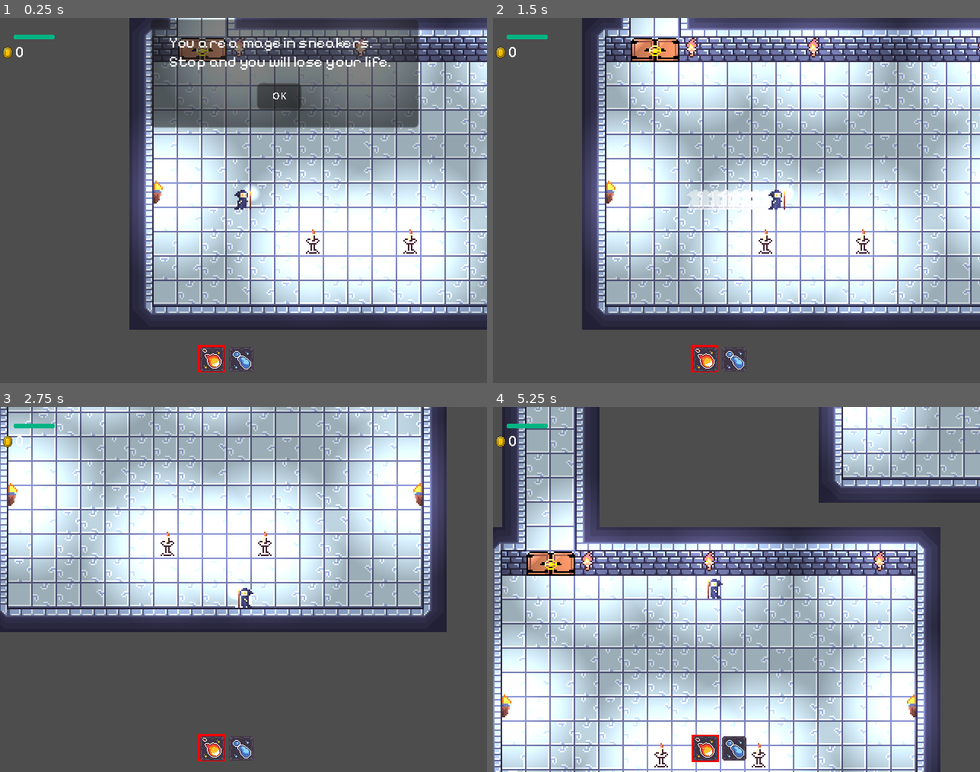
Above: before the commit, frames 1-4 (two rows, left to right).
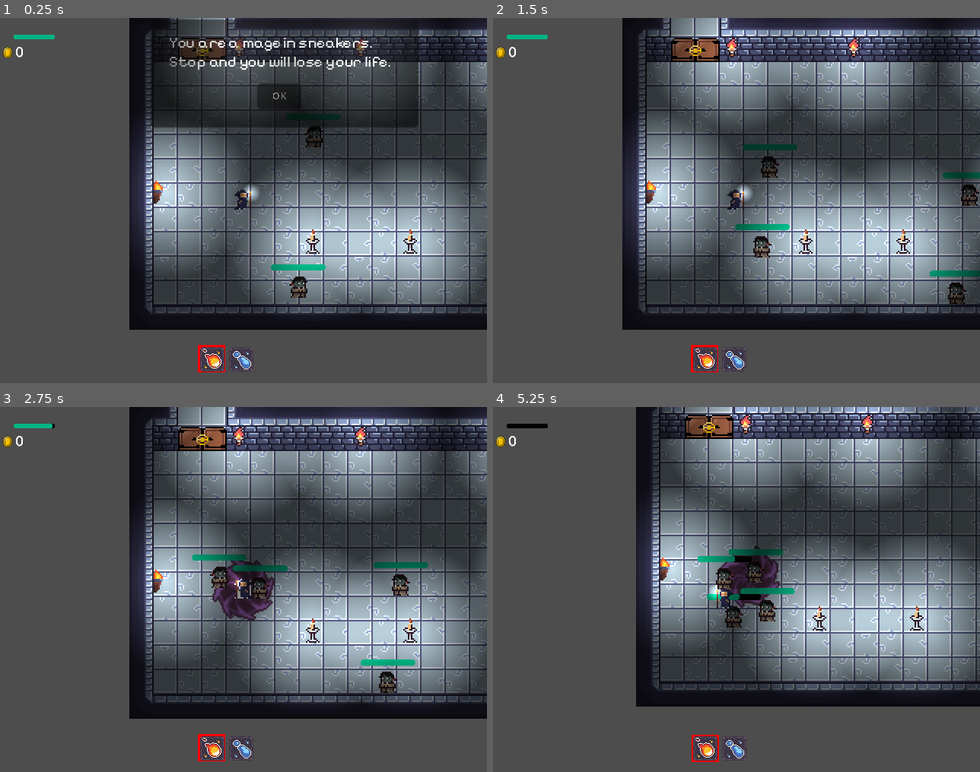
Above: after the commit, the same moments.

Repository: always-hehe-devs/top-down-game
Game: Godot game, scene res://World.tscn
Same seed, same stepped clock (60 frames per second), same inputs: the game is played once before the commit and once after it.
Inputs (mouse positions are in pixels of both pictures, inside the frame that each line leads up to):
- Up to frame 1 (0.25 s): no input
- Up to frame 2 (1.5 s): click "OK" at 0.5 s; tap Enter at 1.25 s; move the mouse to (843, 182) at 1.27 s; hold Right (ui_right) from 1.28 s (still down); hold Space (ui_select) from 1.28 s (still down)
- Up to frame 3 (2.75 s): move the mouse to (146, 607) at 2.02 s; release Right (ui_right) at 2.03 s; release Space (ui_select) at 2.03 s; hold Down (ui_down) from 2.03 s (still down); tap Q (attack_1) at 2.1 s; tap Space (ui_select) at 2.27, 2.3, 2.57 s
- Up to frame 4 (5.25 s): move the mouse to (785, 509) at 2.77 s; release Down (ui_down) at 2.78 s; hold Right (ui_right) 2.78-3.53 s; hold Space (ui_select) 2.78-3.53 s; tap E (attack_2) at 2.85 s; move the mouse to (712, 662) at 3.52 s; hold Up (ui_up) 3.53-4.28 s; click (712, 662) at 3.6 s; tap Space (ui_select) at 3.77, 3.8, 4.07 s; move the mouse to (882, 644) at 4.27 s; hold Space (ui_select) 4.28-5.03 s; hold Left (ui_left) from 4.28 s (still down); move the mouse to (590, 534) at 5.02 s; tap Q (attack_1) at 5.1 s

The runs differ from the first frame. In frame 1, 61% of the frame differs, in the area x 26-100%, y 0-86%; in frame 2, 67%; in frame 3, 71%; in frame 4, 85%, in the area x 0-100%, y 0-100%.

Commit message:
Fixed WaterBall on_destroy

Diff:
--- a/Player.gd
+++ b/Player.gd
@@ -24,7 +24,7 @@
 	health_depletion_timer.timeout.connect(func():take_damage(3))
 
 func _physics_process(_delta):
-	input_dir = Input.get_vector("ui_left", "ui_right", "ui_up", "ui_down")
+	input_dir = Input.get_vector("left", "right", "up", "down")
 	mouse_dir = get_global_mouse_position() - position;
 
 	var speed
@@ -60,7 +60,7 @@
 				shoot(FireballScene)
 			"attack_2":
 				shoot(WaterballScene)
-	if event.is_action_pressed("ui_select"):
+	if event.is_action_pressed("dash"):
 		dash.start_dash()
 
 
--- a/WaterBall.gd
+++ b/WaterBall.gd
@@ -22,5 +22,5 @@
 	sprite.play("Explode")
 
 func _on_impact_detector_body_entered(body):
-	if body.name == 'TileMap':
+	if body.name.contains('TileMap'):
 		on_hit()
--- a/Waterball.tscn
+++ b/Waterball.tscn
@@ -83,7 +83,7 @@
 
 [node name="ImpactDetector" type="Area2D" parent="."]
 collision_layer = 0
-collision_mask = 15
+collision_mask = 31
 
 [node name="CollisionShape2D" type="CollisionShape2D" parent="ImpactDetector"]
 position = Vector2(16, 1)
--- a/World.tscn
+++ b/World.tscn
@@ -1199,168 +1199,135 @@
 wait_time = 2.0
 
 [node name="CanvasModulate" type="CanvasModulate" parent="."]
-visible = false
 color = Color(0.317647, 0.317647, 0.317647, 1)
 
 [node name="Mobs" type="Node" parent="."]
 
 [node name="VampireMob" parent="Mobs" instance=ExtResource("3_ev4mk")]
-visible = false
 position = Vector2(121, 83)
 platform_floor_layers = 1
 
 [node name="VampireMob2" parent="Mobs" instance=ExtResource("3_ev4mk")]
-visible = false
 position = Vector2(263, 120)
 platform_floor_layers = 1
 
 [node name="VampireMob3" parent="Mobs" instance=ExtResource("3_ev4mk")]
-visible = false
 position = Vector2(111, 182)
 platform_floor_layers = 1
 
 [node name="VampireMob4" parent="Mobs" instance=ExtResource("3_ev4mk")]
-visible = false
 position = Vector2(255, 191)
 platform_floor_layers = 1
 
 [node name="VampireMob5" parent="Mobs" instance=ExtResource("3_ev4mk")]
-visible = false
 position = Vector2(446, -72)
 platform_floor_layers = 1
 
 [node name="VampireMob6" parent="Mobs" instance=ExtResource("3_ev4mk")]
-visible = false
 position = Vector2(393, -44)
 platform_floor_layers = 1
 
 [node name="VampireMob7" parent="Mobs" instance=ExtResource("3_ev4mk")]
-visible = false
 position = Vector2(397, -93)
 platform_floor_layers = 1
 
 [node name="VampireMob8" parent="Mobs" instance=ExtResource("3_ev4mk")]
-visible = false
 position = Vector2(210, -103)
 platform_floor_layers = 1
 
 [node name="VampireMob9" parent="Mobs" instance=ExtResource("3_ev4mk")]
-visible = false
 position = Vector2(160, -103)
 platform_floor_layers = 1
 
 [node name="VampireMob10" parent="Mobs" instance=ExtResource("3_ev4mk")]
-visible = false
 position = Vector2(-584, 399)
 platform_floor_layers = 1
 
 [node name="VampireMob11" parent="Mobs" instance=ExtResource("3_ev4mk")]
-visible = false
 position = Vector2(-403, 441)
 platform_floor_layers = 1
 
 [node name="VampireMob12" parent="Mobs" instance=ExtResource("3_ev4mk")]
-visible = false
 position = Vector2(-555, 503)
 platform_floor_layers = 1
 
 [node name="VampireMob13" parent="Mobs" instance=ExtResource("3_ev4mk")]
-visible = false
 position = Vector2(-411, 512)
 platform_floor_layers = 1
 
 [node name="VampireMob14" parent="Mobs" instance=ExtResource("3_ev4mk")]
-visible = false
 position = Vector2(-284, -118)
 platform_floor_layers = 1
 
 [node name="VampireMob15" parent="Mobs" instance=ExtResource("3_ev4mk")]
-visible = false
 position = Vector2(-337, -90)
 platform_floor_layers = 1
 
 [node name="VampireMob16" parent="Mobs" instance=ExtResource("3_ev4mk")]
-visible = false
 position = Vector2(-333, -139)
 platform_floor_layers = 1
 
 [node name="VampireMob17" parent="Mobs" instance=ExtResource("3_ev4mk")]
-visible = false
 position = Vector2(-480, -123)
 platform_floor_layers = 1
 
 [node name="VampireMob18" parent="Mobs" instance=ExtResource("3_ev4mk")]
-visible = false
 position = Vector2(-479, -40)
 platform_floor_layers = 1
 
 [node name="VampireMob19" parent="Mobs" instance=ExtResource("3_ev4mk")]
-visible = false
 position = Vector2(-803, -236)
 platform_floor_layers = 1
 
 [node name="VampireMob20" parent="Mobs" instance=ExtResource("3_ev4mk")]
-visible = false
 position = Vector2(-696, -239)
 platform_floor_layers = 1
 
 [node name="VampireMob21" parent="Mobs" instance=ExtResource("3_ev4mk")]
-visible = false
 position = Vector2(-808, 142)
 platform_floor_layers = 1
 
 [node name="VampireMob22" parent="Mobs" instance=ExtResource("3_ev4mk")]
-visible = false
 position = Vector2(-681, 143)
 platform_floor_layers = 1
 
 [node name="VampireMob23" parent="Mobs" instance=ExtResource("3_ev4mk")]
-visible = false
 position = Vector2(-739, 136)
 platform_floor_layers = 1
 
 [node name="VampireMob24" parent="Mobs" instance=ExtResource("3_ev4mk")]
-visible = false
 position = Vector2(-1118, -144)
 platform_floor_layers = 1
 
 [node name="VampireMob25" parent="Mobs" instance=ExtResource("3_ev4mk")]
-visible = false
 position = Vector2(-1121, 1)
 platform_floor_layers = 1
 
 [node name="VampireMob26" parent="Mobs" instance=ExtResource("3_ev4mk")]
-visible = false
 position = Vector2(-1118, -78)
 platform_floor_layers = 1
 
 [node name="VampireMob27" parent="Mobs" instance=ExtResource("3_ev4mk")]
-visible = false
 position = Vector2(-1092, -145)
 platform_floor_layers = 1
 
 [node name="VampireMob28" parent="Mobs" instance=ExtResource("3_ev4mk")]
-visible = false
 position = Vector2(-1094, 1)
 platform_floor_layers = 1
 
 [node name="VampireMob29" parent="Mobs" instance=ExtResource("3_ev4mk")]
-visible = false
 position = Vector2(-1017, 8)
 platform_floor_layers = 1
 
 [node name="VampireMob30" parent="Mobs" instance=ExtResource("3_ev4mk")]
-visible = false
 position = Vector2(-1012, -138)
 platform_floor_layers = 1
 
 [node name="VampireMob31" parent="Mobs" instance=ExtResource("3_ev4mk")]
-visible = false
 position = Vector2(-1047, -180)
 platform_floor_layers = 1
 
 [node name="VampireMob32" parent="Mobs" instance=ExtResource("3_ev4mk")]
-visible = false
 position = Vector2(-1057, 14)
 platform_floor_layers = 1
 
--- a/project.godot
+++ b/project.godot
@@ -73,16 +73,49 @@
 left_click={
 "deadzone": 0.5,
 "events": [Object(InputEventMouseButton,"resource_local_to_scene":false,"resource_name":"","device":-1,"window_id":0,"a …(258 unchanged characters)…
+, Object(InputEventJoypadButton,"resource_local_to_scene":false,"resource_name":"","device":-1,"button_index":0,"pressure":0.0,"pressed":true,"script":null)
 ]
 }
 attack_1={
 "deadzone": 0.5,
 "events": [Object(InputEventKey,"resource_local_to_scene":false,"resource_name":"","device":-1,"window_id":0,"alt_pressed":false,"shift_pressed":false,"ctrl_pressed":false,"meta_pressed":false,"pressed":false,"keycode":0,"physical_keycode":81,"key_label":0,"unicode":113,"echo":false,"script":null)
+, Object(InputEventJoypadButton,"resource_local_to_scene":false,"resource_name":"","device":-1,"button_index":9,"pressure":0.0,"pressed":true,"script":null)
 ]
 }
 attack_2={
 "deadzone": 0.5,
 "events": [Object(InputEventKey,"resource_local_to_scene":false,"resource_name":"","device":-1,"window_id":0,"alt_pressed":false,"shift_pressed":false,"ctrl_pressed":false,"meta_pressed":false,"pressed":false,"keycode":0,"physical_keycode":69,"key_label":0,"unicode":101,"echo":false,"script":null)
+, Object(InputEventJoypadButton,"resource_local_to_scene":false,"resource_name":"","device":-1,"button_index":10,"pressure":0.0,"pressed":true,"script":null)
+]
+}
+left={
+"deadzone": 0.5,
+"events": [Object(InputEventKey,"resource_local_to_scene":false,"resource_name":"","device":-1,"window_id":0,"alt_pressed":false,"shift_pressed":false,"ctrl_pressed":false,"meta_pressed":false,"pressed":false,"keycode":0,"physical_keycode":65,"key_label":0,"unicode":97,"echo":false,"script":null)
+, Object(InputEventJoypadMotion,"resource_local_to_scene":false,"resource_name":"","device":-1,"axis":0,"axis_value":-1.0,"script":null)
+]
+}
+right={
+"deadzone": 0.5,
+"events": [Object(InputEventKey,"resource_local_to_scene":false,"resource_name":"","device":-1,"window_id":0,"alt_pressed":false,"shift_pressed":false,"ctrl_pressed":false,"meta_pressed":false,"pressed":false,"keycode":0,"physical_keycode":68,"key_label":0,"unicode":100,"echo":false,"script":null)
+, Object(InputEventJoypadMotion,"resource_local_to_scene":false,"resource_name":"","device":-1,"axis":0,"axis_value":1.0,"script":null)
+]
+}
+up={
+"deadzone": 0.5,
+"events": [Object(InputEventKey,"resource_local_to_scene":false,"resource_name":"","device":0,"window_id":0,"alt_pressed":false,"shift_pressed":false,"ctrl_pressed":false,"meta_pressed":false,"pressed":false,"keycode":0,"physical_keycode":87,"key_label":0,"unicode":0,"echo":false,"script":null)
+, Object(InputEventJoypadMotion,"resource_local_to_scene":false,"resource_name":"","device":-1,"axis":1,"axis_value":-1.0,"script":null)
+]
+}
+down={
+"deadzone": 0.5,
+"events": [Object(InputEventKey,"resource_local_to_scene":false,"resource_name":"","device":0,"window_id":0,"alt_pressed":false,"shift_pressed":false,"ctrl_pressed":false,"meta_pressed":false,"pressed":false,"keycode":0,"physical_keycode":83,"key_label":0,"unicode":0,"echo":false,"script":null)
+, Object(InputEventJoypadMotion,"resource_local_to_scene":false,"resource_name":"","device":-1,"axis":1,"axis_value":1.0,"script":null)
+]
+}
+dash={
+"deadzone": 0.5,
+"events": [Object(InputEventKey,"resource_local_to_scene":false,"resource_name":"","device":-1,"window_id":0,"alt_pressed":false,"shift_pressed":false,"ctrl_pressed":false,"meta_pressed":false,"pressed":false,"keycode":0,"physical_keycode":32,"key_label":0,"unicode":32,"echo":false,"script":null)
+, Object(InputEventJoypadButton,"resource_local_to_scene":false,"resource_name":"","device":-1,"button_index":3,"pressure":0.0,"pressed":true,"script":null)
 ]
 }
 
